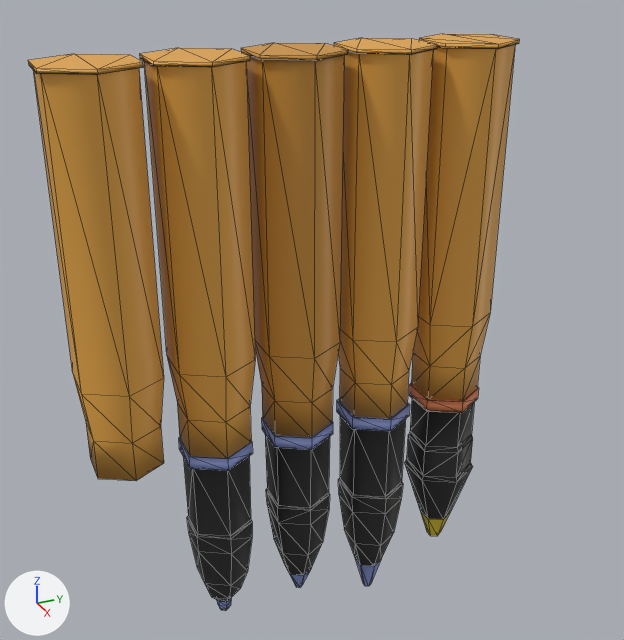
One commit to the glTF model BlenderFiles/Projectiles/PanzerIV/pzIV_ammo.glb: the scene before it, then after it.
Camera for both pictures: a 50 mm camera at (0.96, -0.469, 0.131) aimed at (-0.035, -0.022, -0.367). The lights are fixed; the arrows at lower left show +X, +Y and +Z. Mesh edges are drawn as thin lines. Where no turn or scale is listed for an object, it has been applied to the vertices.

Names of what the first picture shows: 'shell.001', 'shell.002', 'shell.003', 'shell.004', 'shell.005'.
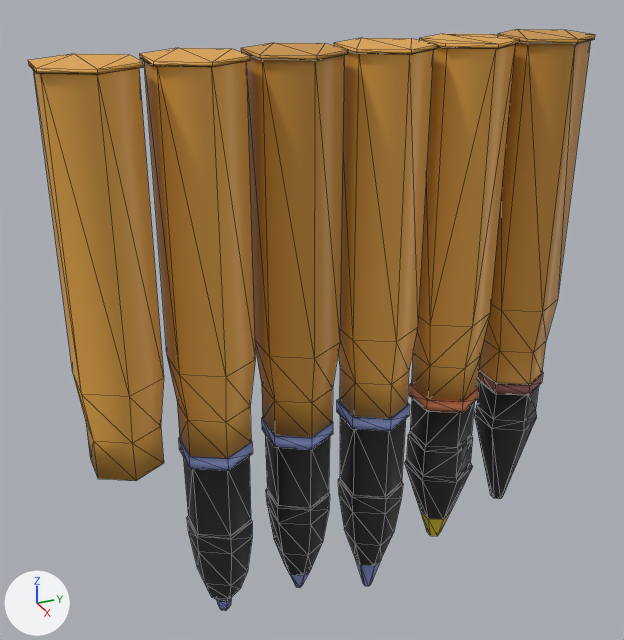
Where the newer file only moved an object's origin or applied its transform, the numbers keep the older frame.

Pixel boxes (x1, y1, x2, y2) of what changed, in the pictures (624 x 640 px):
'shell', added (brown)
    after: (474, 29, 595, 499)

The change, as a diff of the scene's bpy script:
```diff
--- a/BlenderFiles/Projectiles/PanzerIV/pzIV_ammo.glb.py
+++ b/BlenderFiles/Projectiles/PanzerIV/pzIV_ammo.glb.py
@@ img_ap_shot_low_default_color @@
+img_ap_shot_low_default_color = load_image('AP_Shot_low_Default_color', '_unpacked/AP_Shot_low_Default_color', 512, 512, 'sRGB')
@@ mat_material @@
+mat_material = principled_material('Material')
+mat_material.texture = img_ap_shot_low_default_color
@@ me_shell @@
+me_shell.from_pydata(...)  # 72 vertices, 136 faces; spans x -0.063..0.063, y -0.054..0.054, z -0.733..0.0
+me_shell.materials.append(mat_material)  # picture img_ap_shot_low_default_color
@@ ob_shell @@
+ob_shell = bpy.data.objects.new('shell', me_shell)
+ob_shell.location = (0.0, 0.3, 0.0)
```
